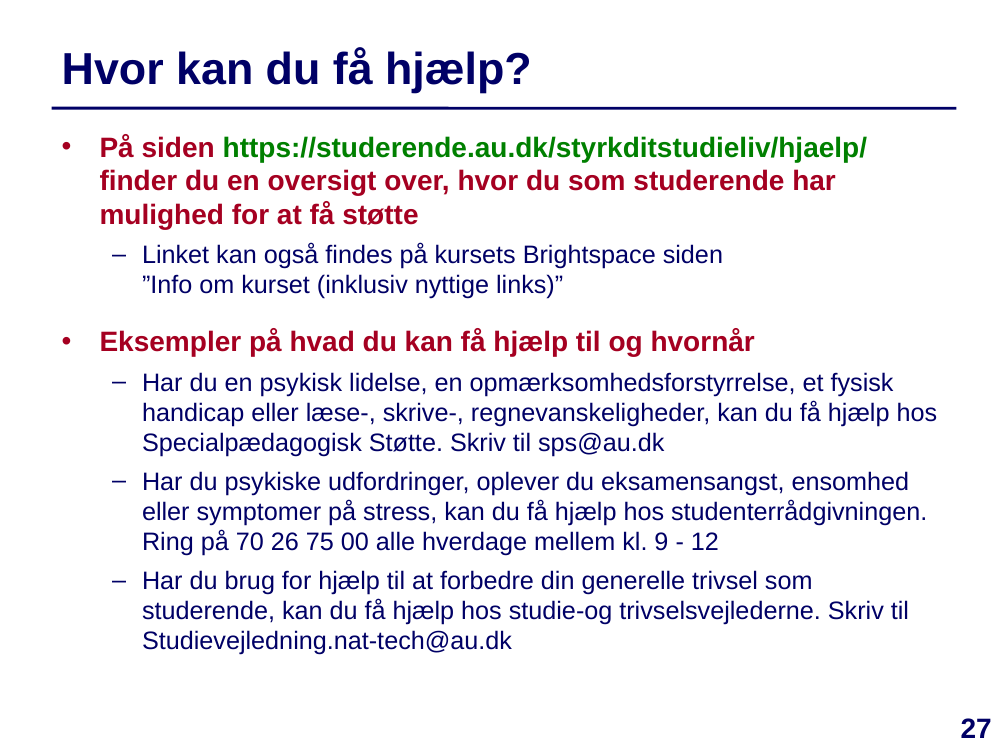
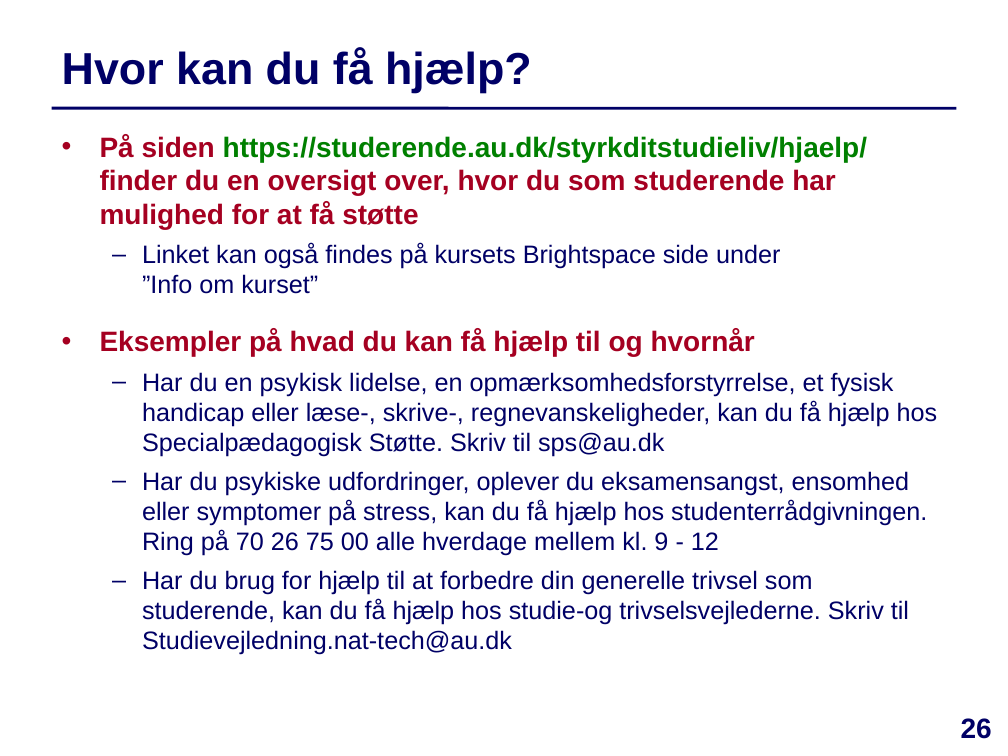
Before and after one commit to IntProgAU/Materiale, a slide deck: slide 26 of web/e23/uge_3a/Slides-Uge3-Mandag.pptx (slide 27 before the commit). Drawn at 1008x756 pixels with LibreOffice and Linux fonts; fonts in the diff are those of the drawing. Boxes give left, top, right and bottom in pixels: in the first picture for what was removed or moved away, otherwise in the second. Text is boxed around its words. In the diff, an @@ line names an element or a change of style, - is before the commit and + after.

```diff
--- a/web/e23/uge_3a/Slides-Uge3-Mandag.pptx
+++ b/web/e23/uge_3a/Slides-Uge3-Mandag.pptx
@@ text at (142, 243, 780, 294): text changed @@
-  – Linket kan også findes på kursets Brightspace siden
-    ”Info om kurset (inklusiv nyttige links)”
+  – Linket kan også findes på kursets Brightspace side under
+    ”Info om kurset”
@@ page number at (961, 718, 992, 739): text changed @@
-27
+26
```
Also in this commit, not shown: 4 other slides changed, 1 slide removed, 2 other files.
